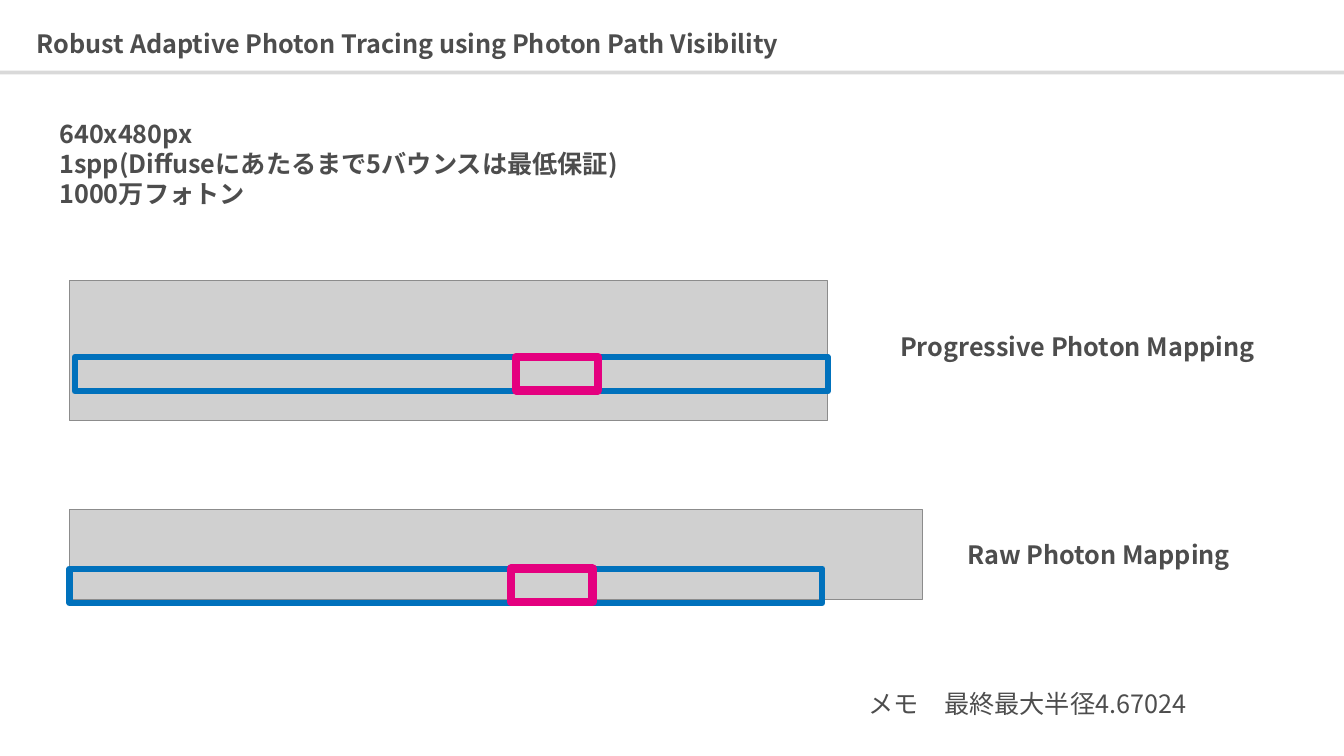
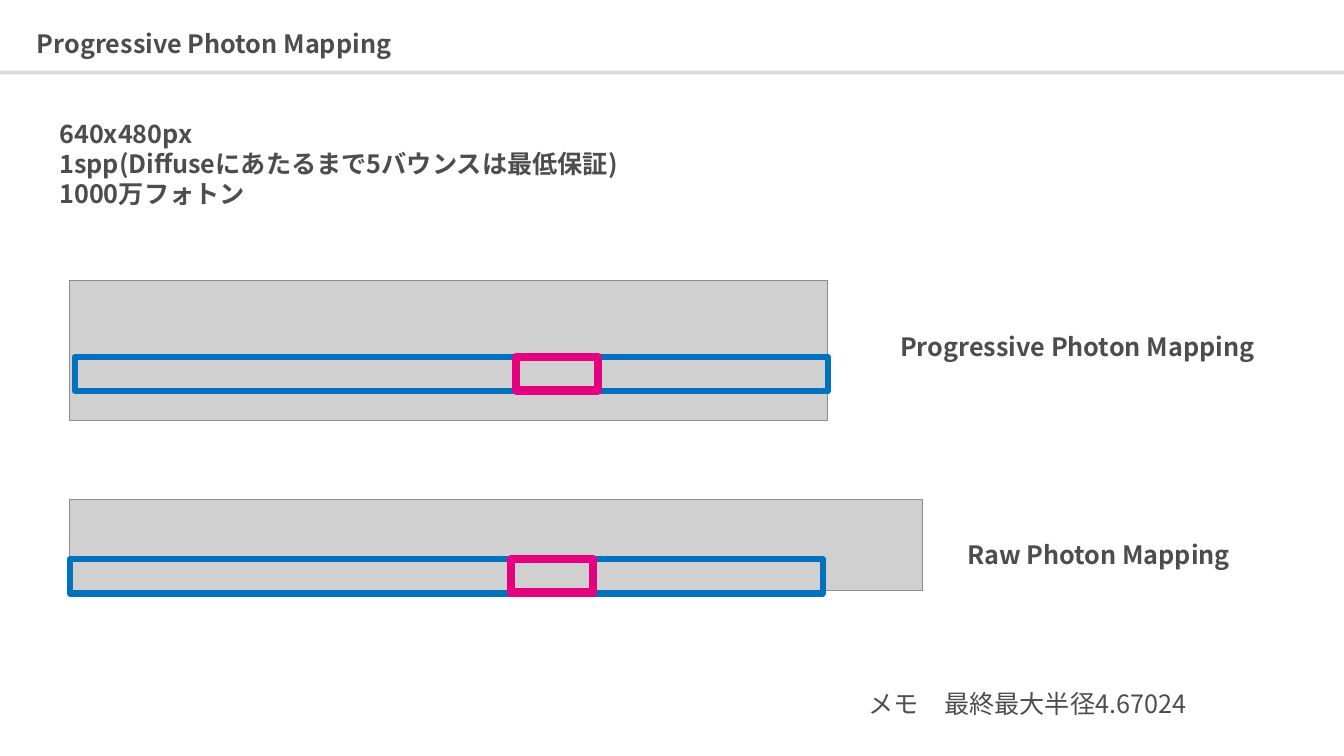
Before and after one commit to 0V/survey-paper-rendering, a slide deck: slide 3 of ppts/photonmapping/Progressive Photon Mapping.pptx. Drawn at 1344x756 pixels with LibreOffice and Linux fonts; fonts in the diff are those of the drawing; grey boxes stand for pictures. Boxes give left, top, right and bottom in pixels: in the first picture for what was removed or moved away, otherwise in the second. Text is boxed around its words. In the diff, an @@ line names an element or a change of style, - is before the commit and + after.

```diff
--- a/ppts/photonmapping/Progressive Photon Mapping.pptx
+++ b/ppts/photonmapping/Progressive Photon Mapping.pptx
@@ title at <box>37,32,392,59</box>: text changed @@
-Robust Adaptive Photon Tracing using Photon Path Visibility
+Progressive Photon Mapping
@@ 2 rectangles, 1 picture: place and size @@
-2 rectangles, 1 picture at <box>70,509,923,603</box>
+2 rectangles, 1 picture at <box>70,500,923,594</box>
```
Also in this commit, not shown: 4 other slides changed, 6 other files.
